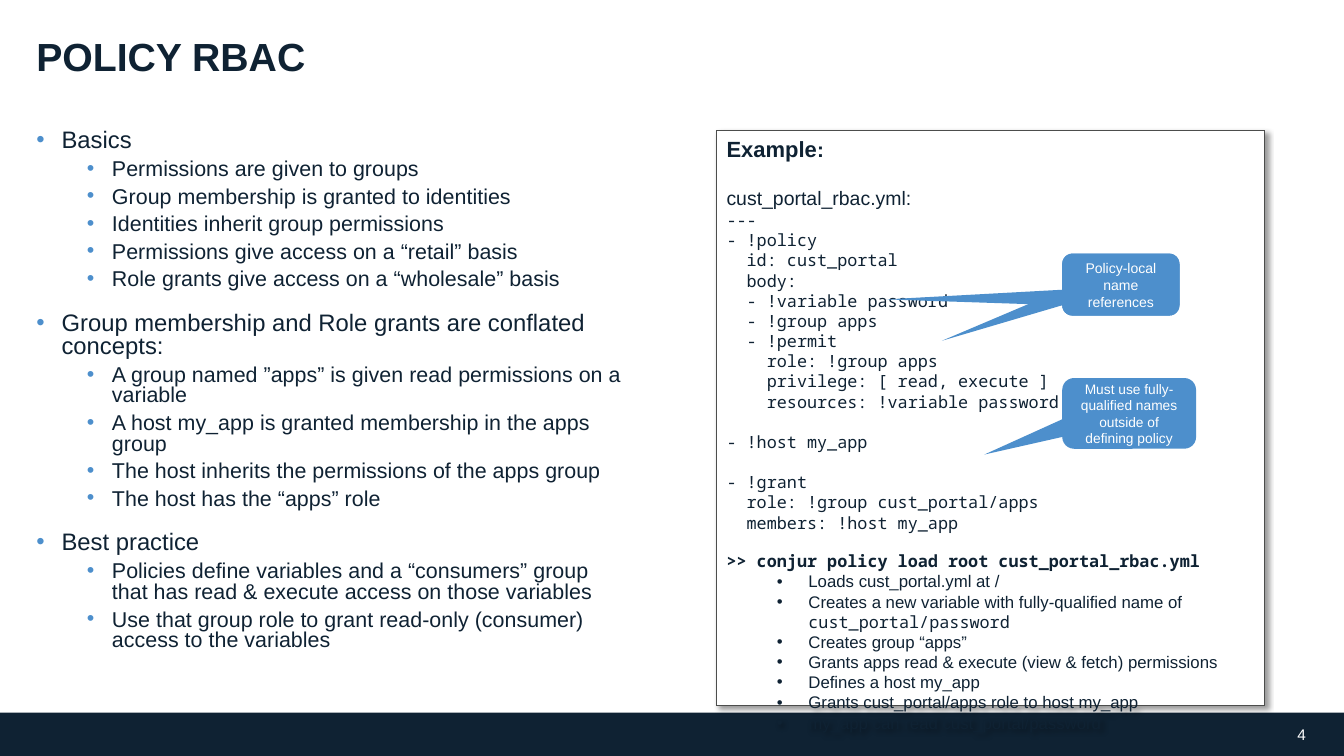
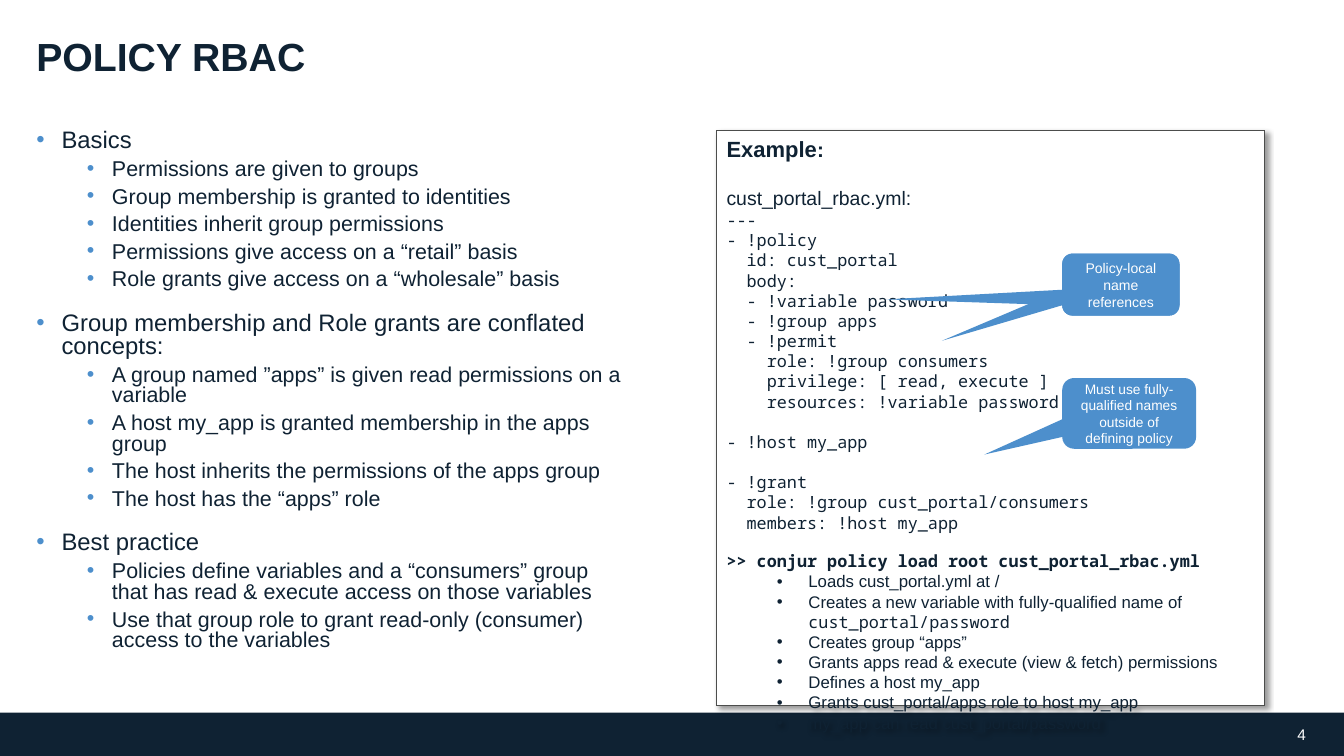
Before and after one commit to conjurdemos/conjur-policy-workshop, a slide deck: slide 4 of ppt/DAP-Policy-Model-200615JH.pptx. Drawn at 1344x756 pixels with LibreOffice and Linux fonts; fonts in the diff are those of the drawing; background and template pictures are left out. Boxes give left, top, right and bottom in pixels: in the first picture for what was removed or moved away, otherwise in the second. Text is boxed around its words. In the diff, an @@ line names an element or a change of style, - is before the commit and + after.

Commit message:
updated ppt

```diff
--- a/ppt/DAP-Policy-Model-200615JH.pptx
+++ b/ppt/DAP-Policy-Model-200615JH.pptx
@@ text in rectangle at [747,233,1090,533]: text changed @@
----
-- !policy
-id: cust_portal
-body:
-- !variable password
-- !group apps
-- !permit
-role: !group apps
-privilege: [ read, execute ]
-resources: !variable password
-- !host my_app
-- !grant
-role: !group cust_portal/apps
-members: !host my_app
+---
+- !policy
+id: cust_portal
+body:
+- !variable password
+- !group apps
+- !permit
+role: !group consumers
+privilege: [ read, execute ]
+resources: !variable password
+- !host my_app
+- !grant
+role: !group cust_portal/consumers
+members: !host my_app
```
Also in this commit, not shown: 4 other slides changed.
